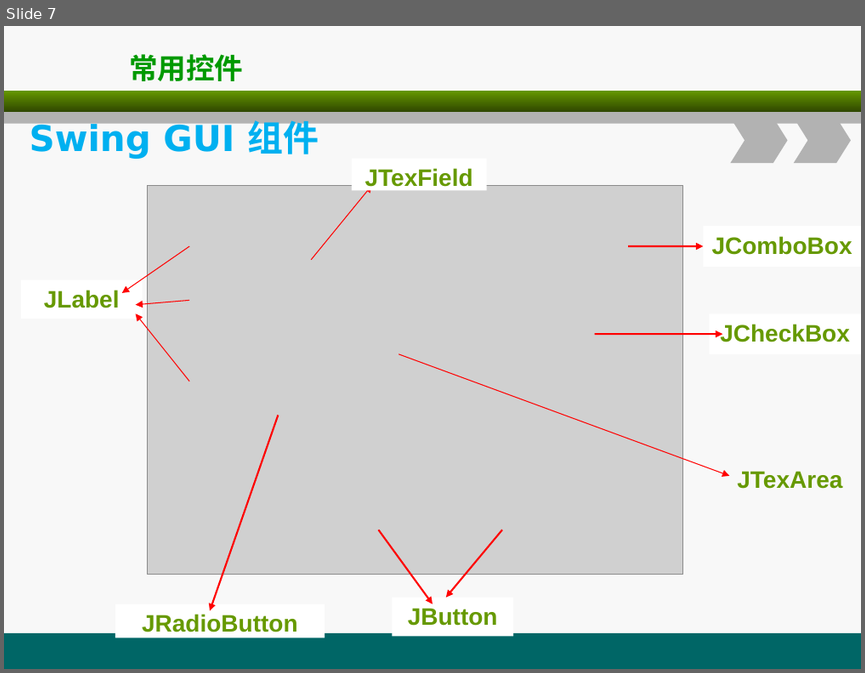
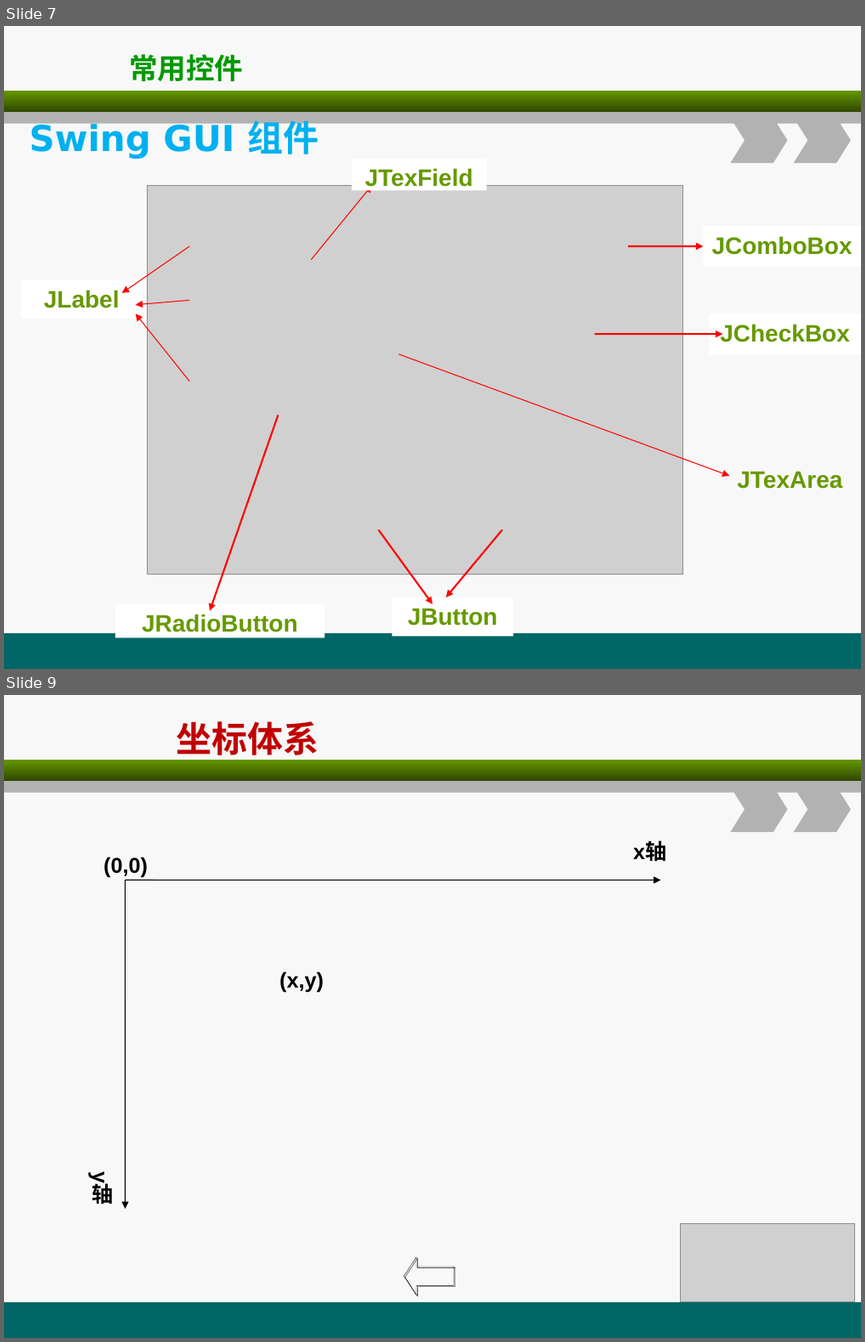
Before and after one commit to christwei/gitDoc, a slide deck: 课件/环宇/javaSE进阶/B1.ppt. Shown one above the other, each under a label of ours: slide 7 before the commit, slides 7 and 9 after it; the slides between them are not shown. The pictures are 865x673 and 865x1342 pixels, drawn with LibreOffice and Linux fonts; fonts in the diff are those of the drawing; grey boxes stand for pictures. Boxes give left, top, right and bottom in pixels: in the first picture for what was removed or moved away, otherwise in the second. Text is boxed around its words. In the diff, an @@ line names an element or a change of style, - is before the commit and + after.

```diff
--- a/课件/环宇/javaSE进阶/B1.ppt
+++ b/课件/环宇/javaSE进阶/B1.ppt
@@ slide 9 added at <box>4,695,861,1338</box>, background #F8F8F8; not listed: 5 template elements that a slide beside it also shows @@
@@ title added at <box>177,721,319,760</box>, 30 pt, text #C00000, bold @@
+坐标体系
@@ text added at <box>633,841,666,862</box>, 18 pt, text #000000, bold @@
+x轴
@@ text added at <box>103,857,148,878</box>, 18 pt, text #000000, bold @@
+(0,0)
@@ arrow added from (125, 880) to (660, 880), #000000 0.74 pt @@
@@ arrow added from (125, 880) to (125, 1208), #000000 0.74 pt @@
@@ text added at <box>279,971,324,992</box>, 18 pt, text #000000, bold @@
+(x,y)
@@ text added at <box>76,1164,119,1212</box>, 18 pt, text #000000, bold @@
+y轴
@@ picture added at <box>680,1224,855,1303</box> @@
@@ left arrow added at <box>404,1257,454,1295</box>, outline #000000 0.26 pt @@
```
Also in this commit, not shown: 1 slide changed, 4 other slides added, 13 other files.
